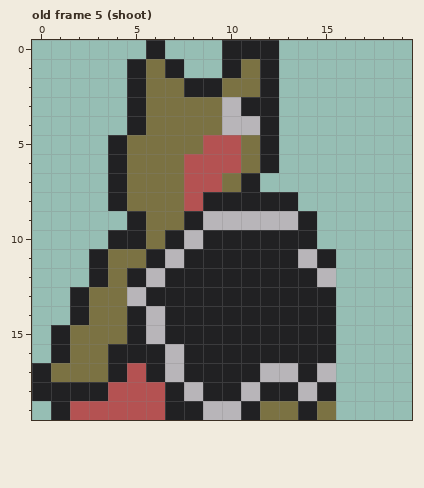
File history of a pixel-art file, sprites/mango.aseprite. Above is the file before it was changed.
20x20 pixels, 22 frames. Shown: old frame 5 (shoot). The commit also changed other frames, which this record leaves out.
After the commit:
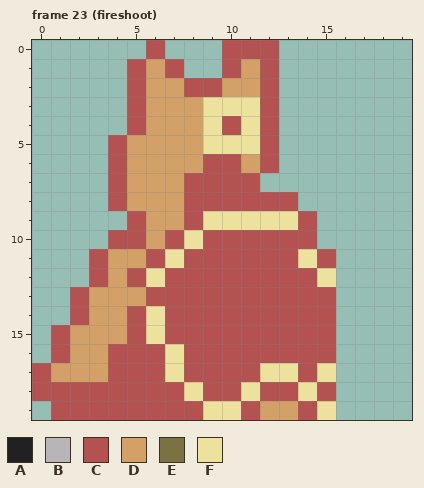
Palette (. is transparent): A #212123  B #b8b5b9  C #b45252  D #d3a068  E #7b7243  F #ede19e
A new or re-ordered frame is compared with the old frame closest to it.
The exact change:
frames 22 -> 23
Changed rows in their new state; - is an unchanged pixel.
Frame 23 (fireshoot) is new; against old frame 5 (shoot):
first column x 0:
 0 ------C---CCC---
 1 -----CDC--CDC---
 2 -----CDDCCDDC---
 3 -----CDDDFFFC---
 4 -----CDDDFCFC---
 5 ----CDDDDFFFC---
 6 ----CDDDD--DC---
 7 ----CDDD--CC----
 8 ----CDDD-CCCCC--
 9 -----CDDCFFFFFC-
10 ----CCDCFCCCCCC-
11 ---CDDCFCCCCCCFC
12 ---CDCFCCCCCCCCF
13 --CDDDCCCCCCCCCC
14 --CDDCFCCCCCCCCC
15 -CDDDCFCCCCCCCCC
16 -CDDCCCFCCCCCCCC
17 CDDDC-CFCCCCFFCF
18 CCCC---CFCCFCCFC
19 -C-----CCFFCDDCF
